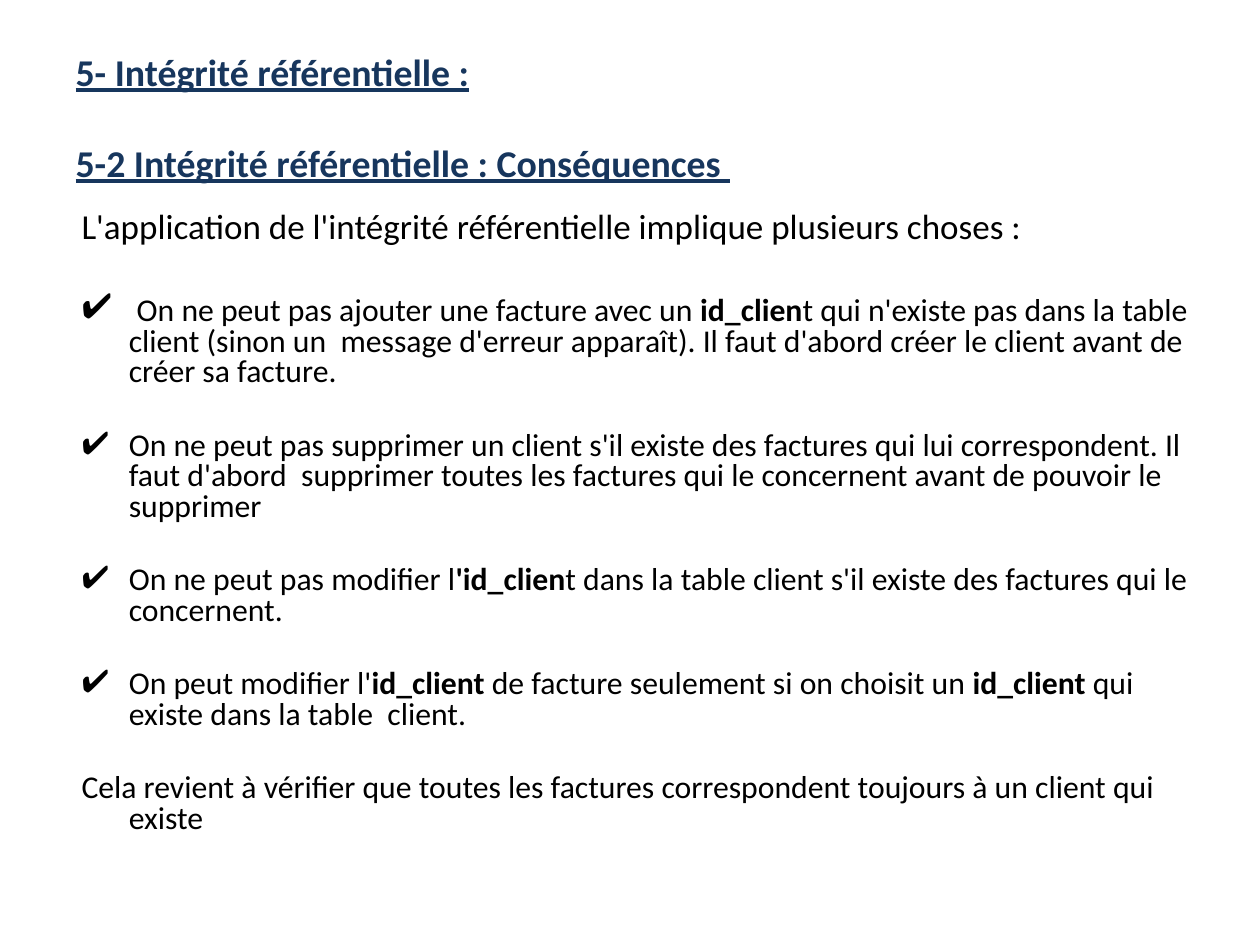
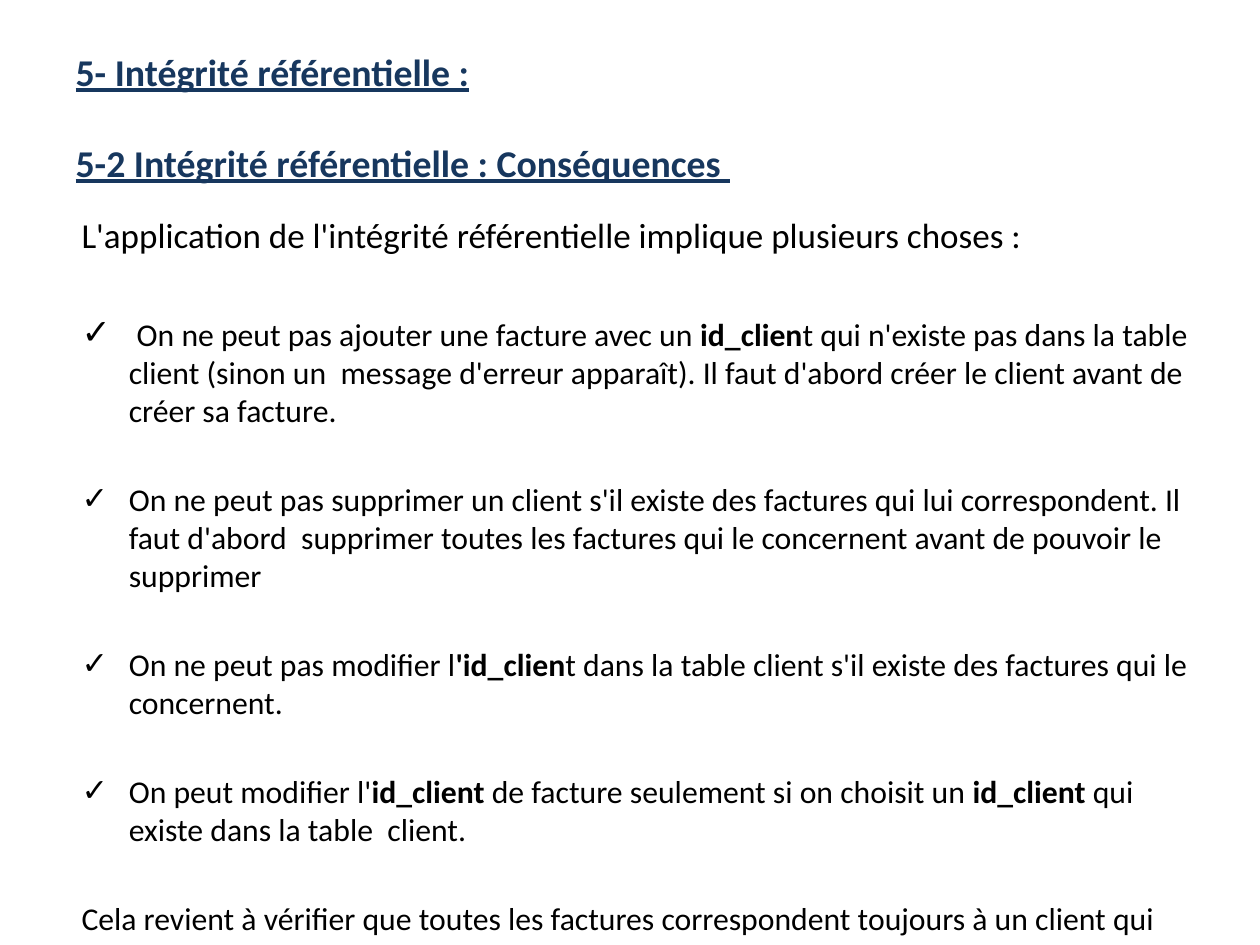
Before and after one commit to khalilelmaghraoui/genie-informatique-2, a slide deck: slide 15 of S4/Bases de données Avancées/Rappel_LDD_LMD_chap2.pptx. Drawn at 1260x945 pixels with LibreOffice and Linux fonts; fonts in the diff are those of the drawing. Boxes give left, top, right and bottom in pixels: in the first picture for what was removed or moved away, otherwise in the second. Text is boxed around its words. In the diff, an @@ line names an element or a change of style, - is before the commit and + after.

```diff
--- a/S4/Bases de données Avancées/Rappel_LDD_LMD_chap2.pptx
+++ b/S4/Bases de données Avancées/Rappel_LDD_LMD_chap2.pptx
@@ text "L'application de l'intégrité référentielle implique ..." at (82,223,1187,936): line spacing 0.8 to 1; more space between paragraphs; bullet ✔ to ✓ @@
```
Also in this commit, not shown: 17 other slides changed, 6 other files.
